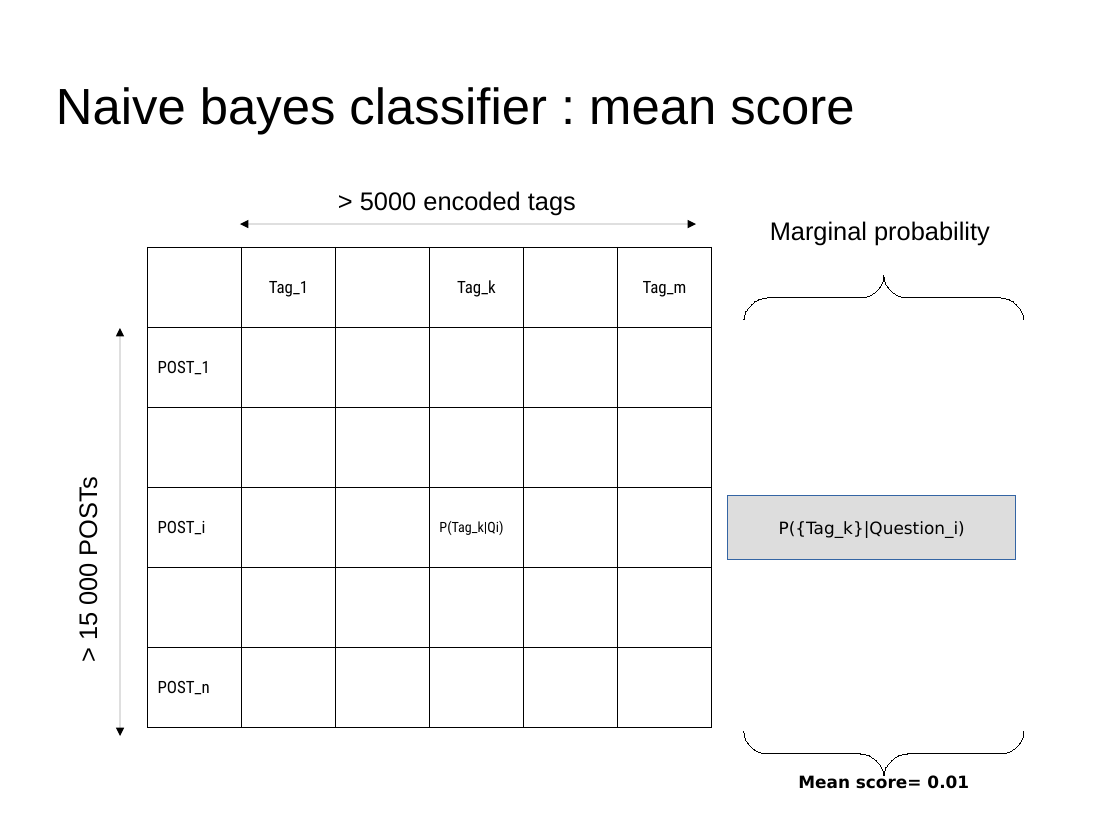
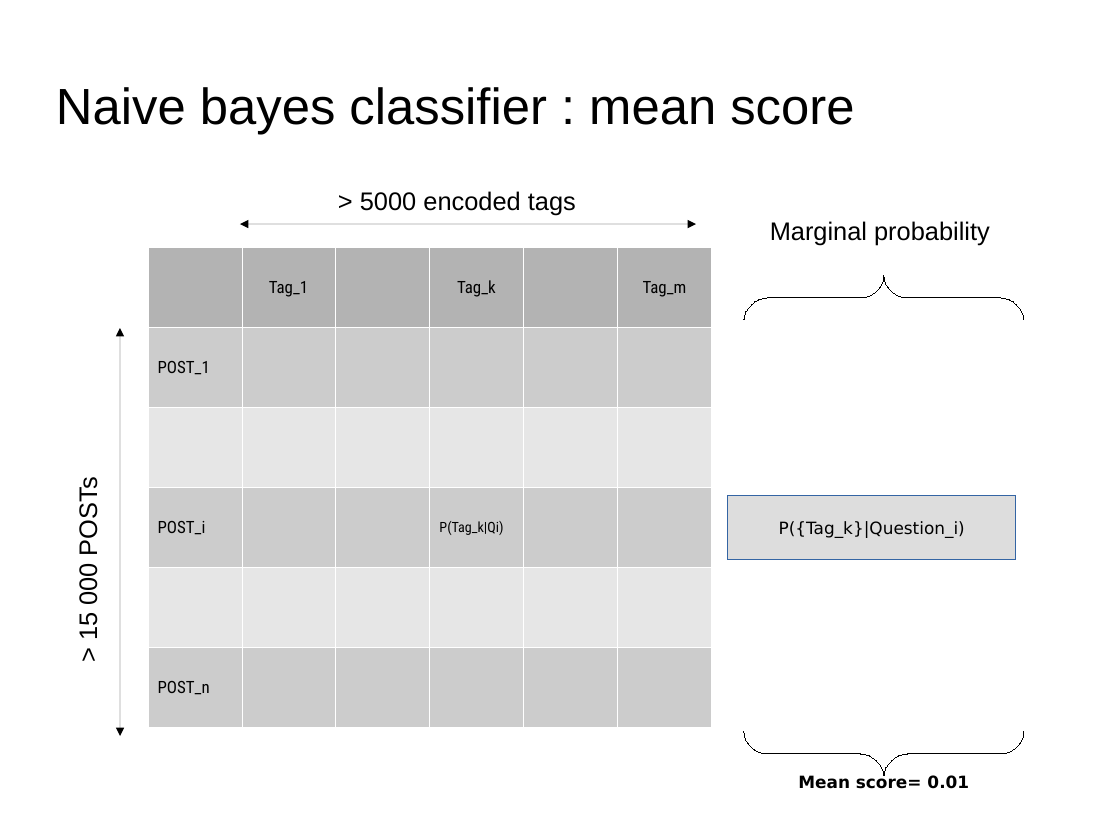
Before and after one commit to dataforcast/OC_Datascientist, a slide deck: slide 36 of P6/report/Openclassrooms_ParcoursDatascientist_P6-V1.odp (slide 31 before the commit). Drawn at 1120x840 pixels with LibreOffice and Linux fonts; fonts in the diff are those of the drawing; background and template pictures are left out. Boxes give left, top, right and bottom in pixels: in the first picture for what was removed or moved away, otherwise in the second. Text is boxed around its words. In the diff, an @@ line names an element or a change of style, - is before the commit and + after.

```diff
--- a/P6/report/Openclassrooms_ParcoursDatascientist_P6-V1.odp
+++ b/P6/report/Openclassrooms_ParcoursDatascientist_P6-V1.odp
@@ table at <box>147,247,709,727</box> @@
@@ fill none to #B3B3B3 in 3 cells @@
@@ fill none to #CCCCCC in 4 cells @@
@@ borders changed @@
```
Also in this commit, not shown: 18 other slides changed, 8 slides added, 3 slides removed, 9 other files.
